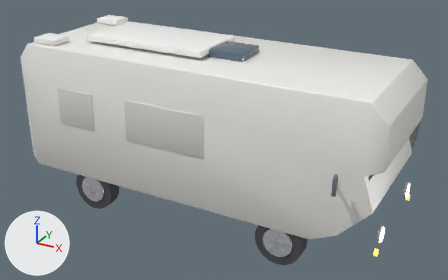
Renders of the glTF model models/th40_wohnmobil.glb from each side of a commit.
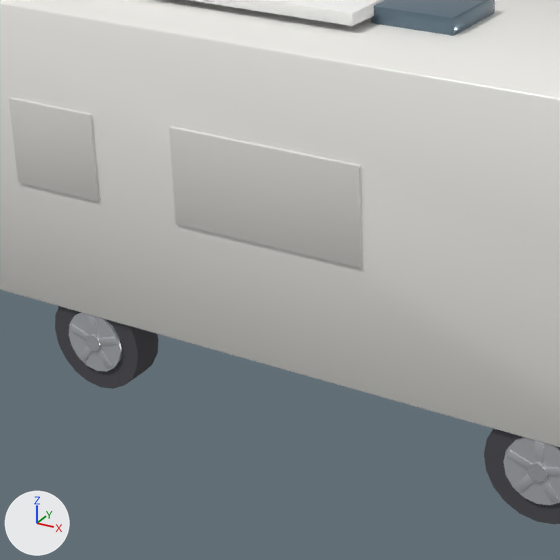
The first picture shows the older version from a camera (50 mm lens) standing at (5.25, -9.16, 6.04) and looking at (0.2, 0.03, 1.45). The close-ups show the older and then the newer version on the part from 12% to 64% of the width and 17% to 100% of the height of that picture. Only the edits that show in the close-ups are written down. Every picture has the same lights, and +X, +Y and +Z are marked at lower left. Where no turn or scale is listed for an object, it has been applied to the vertices. Vertices at exactly the same position are counted once.
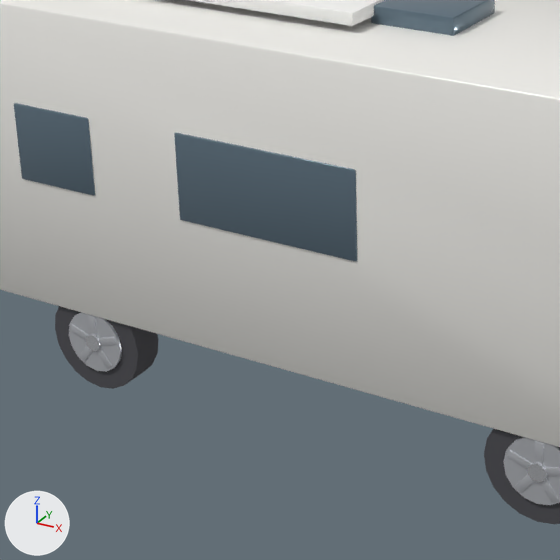
Where the change shows, as pixel boxes [x1, y1, x2, y2] in the close-ups (560 x 560 px):
'Cube.003', recoloured, rescaled (light grey to greyish blue, 10% shorter): before [169, 126, 362, 268]; after [174, 133, 357, 261]
'Cube.005', recoloured, reshaped, moved (light grey to greyish blue, 11% narrower, 11% shorter): before [9, 97, 100, 202]; after [14, 103, 95, 196]

Edits to the bpy script that builds the scene:
```text
Change me_cube_003:
    used by ob_cube_003; location = (-0.3, -1.185, 2.02)
    remove me_cube_003.from_pydata(...)  # 56 vertices, 108 faces; spans x -0.79..0.79, y -0.03..0.03, z -0.38..0.38
    remove me_cube_003.materials.append(mat_nflack2)  # light grey #e0dfda
    add me_cube_003.from_pydata(...)  # 56 vertices, 108 faces; spans x -0.75..0.75, y -0.03..0.03, z -0.34..0.34
    me_cube_003 part 1: the whole mesh is scaled about its middle by (0.949, 1.27, 0.892)
    add me_cube_003.materials.append(mat_nfglas)  # greyish blue #657986
Change me_cube_005:
    used by ob_cube_005; location = (-2.2, -1.185, 2.02)
    remove me_cube_005.from_pydata(...)  # 56 vertices, 108 faces; spans x -0.4..0.4, y -0.025..0.025, z -0.35..0.35
    remove me_cube_005.materials.append(mat_nflack2)  # light grey #e0dfda
    add me_cube_005.from_pydata(...)  # 56 vertices, 108 faces; spans x -0.36..0.36, y -0.03..0.03, z -0.31..0.31
    me_cube_005 part 2: 56 of 56 vertices moved; they spanned x -0.4..0.4, y -0.025..0.025, z -0.35..0.35 and now span x -0.36..0.36, y -0.03..0.03, z -0.31..0.31; mean shift (0.0, 0.0, 0.0)
    add me_cube_005.materials.append(mat_nfglas)  # greyish blue #657986
Change ob_cube_003:
    ob_cube_003.location: (-0.3, -1.185, 2.02) -> (-0.3, -1.175, 2.02)
Change ob_cube_005:
    ob_cube_005.location: (-2.2, -1.185, 2.02) -> (-2.2, -1.175, 2.02)
```
